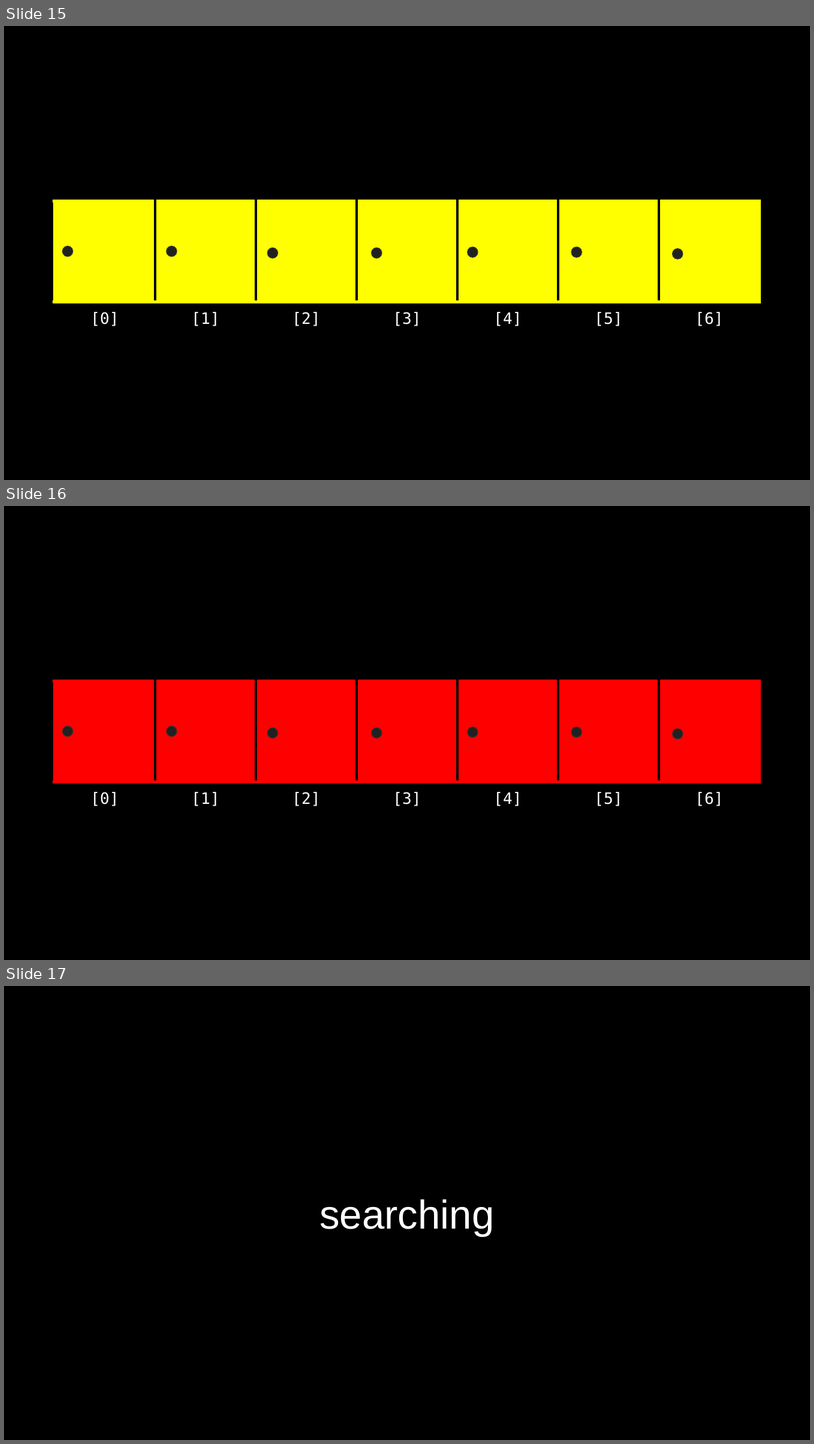
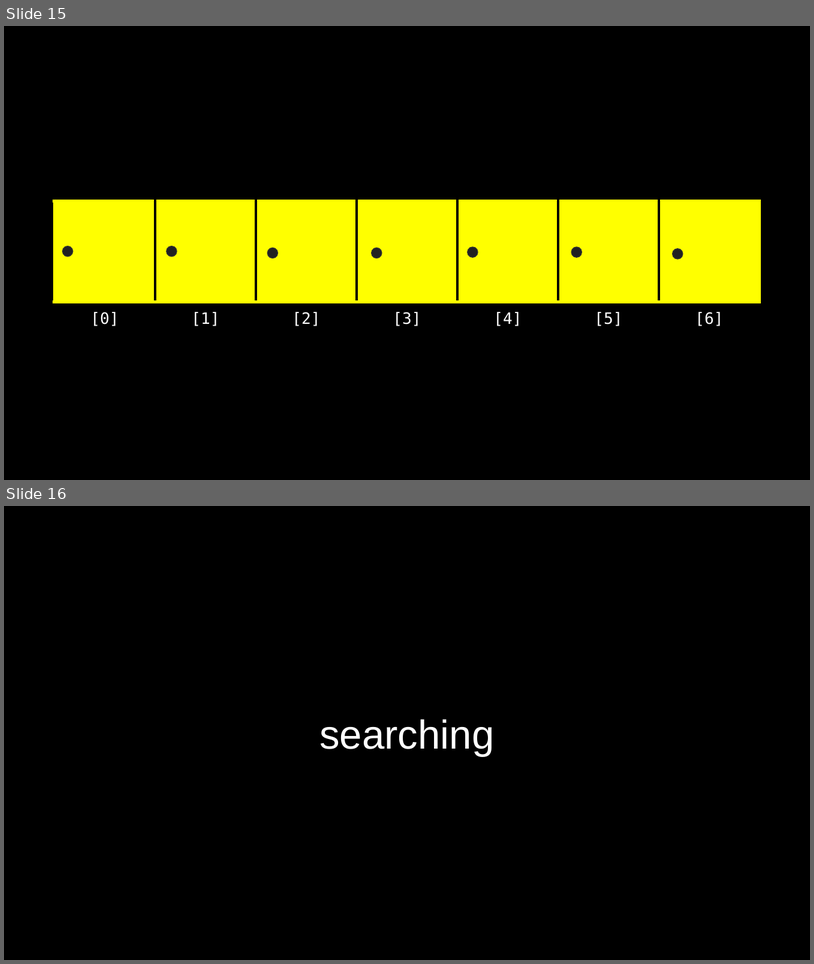
Before and after one commit to SQ4007-2025/website, a slide deck: lectures/slides_4.pptx. Shown one above the other, each under a label of ours: slides 15, 16 and 17 before the commit, slides 15 and 16 after it. The pictures are 814x1444 and 814x964 pixels, drawn with LibreOffice and Linux fonts; fonts in the diff are those of the drawing. Boxes give left, top, right and bottom in pixels: in the first picture for what was removed or moved away, otherwise in the second. Text is boxed around its words. In the diff, an @@ line names an element or a change of style, - is before the commit and + after.

Commit message:
Update slides_4.pptx with new content and design enhancements for improved presentation quality.

```diff
--- a/lectures/slides_4.pptx
+++ b/lectures/slides_4.pptx
@@ slide 16 removed at [4, 506, 810, 960], background #000000 @@
@@ table removed at [4, 506, 810, 960], 5 rows, 9 columns @@
- |  |  |  |  |  |  |  | 
- |  |  |  |  |  |  |  | 
- |  |  |  |  |  |  |  | 
- | [0] | [1] | [2] | [3] | [4] | [5] | [6] | 
- |  |  |  |  |  |  |  | 
@@ ellipse removed at [63, 726, 74, 736] @@
@@ ellipse removed at [167, 726, 177, 736] @@
@@ ellipse removed at [267, 728, 278, 738] @@
@@ ellipse removed at [372, 728, 382, 738] @@
@@ ellipse removed at [468, 727, 478, 738] @@
@@ ellipse removed at [572, 727, 582, 738] @@
@@ ellipse removed at [672, 729, 683, 739] @@
@@ what was slide 17 is now slide 16 @@
```
